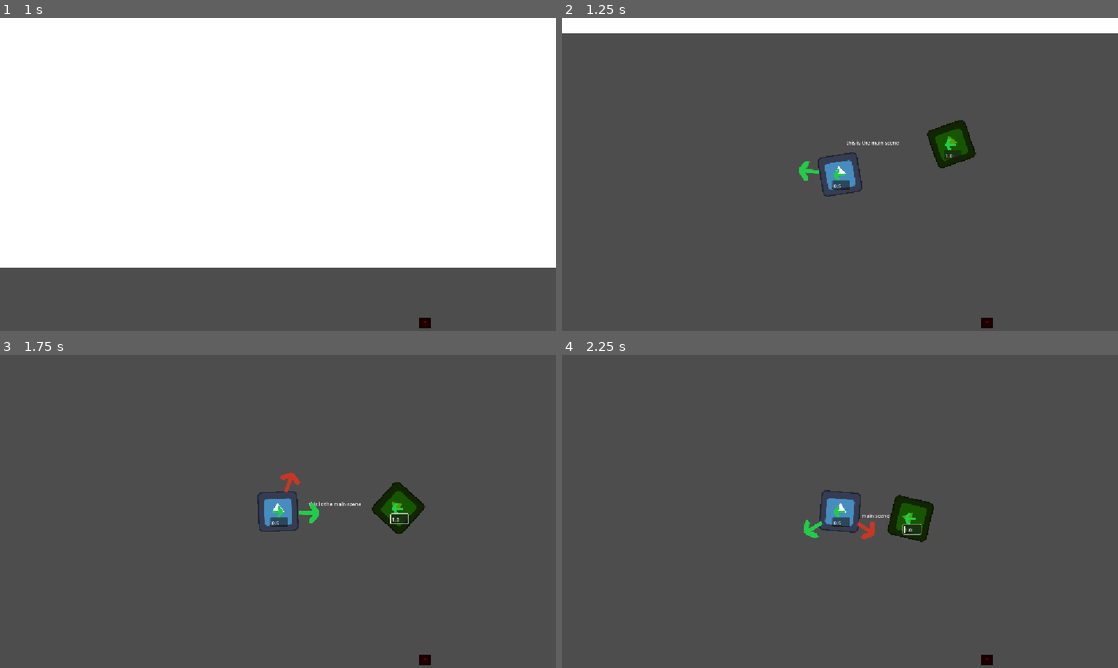
Above: before the commit, frames 1-4 (two rows, left to right).
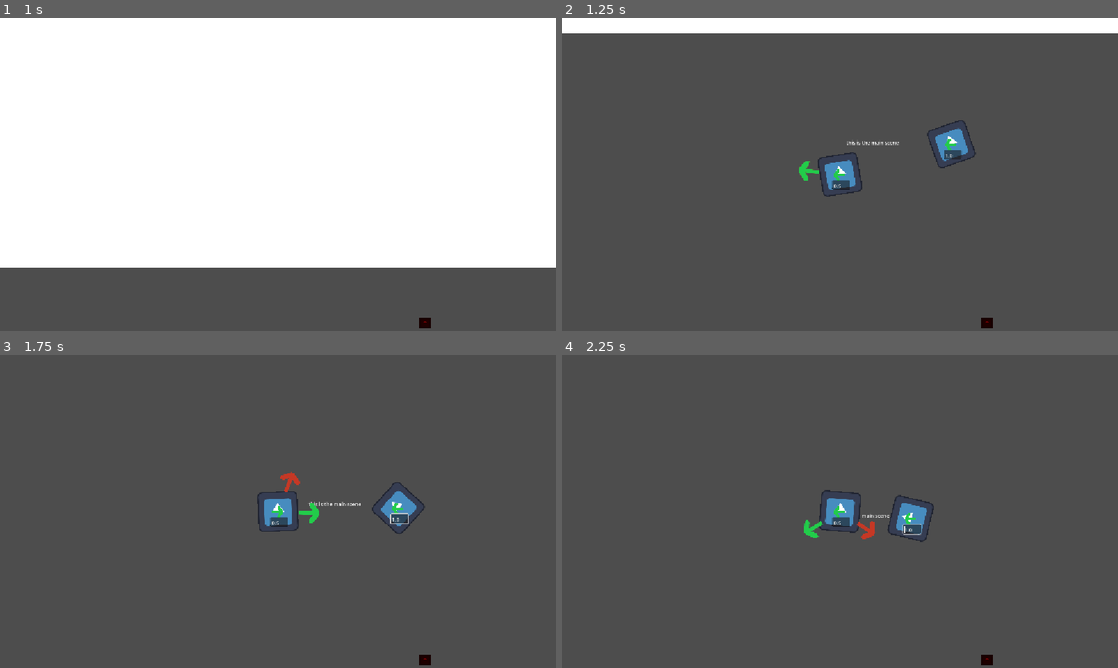
Above: after the commit, the same moments.

Repository: audsgegelods/ballarena
Game: Godot game, scene res://scenes/menus/main_menu.tscn
Two runs of this game, one before a commit and one after it. Both use one fixed random seed, a clock stepped at 60 frames per second and the inputs below. The engine's default icon, where the game draws it, is replaced by a stand-in: a white triangle on a blue panel in a dark square.
Inputs (mouse positions are in pixels of both pictures, inside the frame that each line leads up to):
- Up to frame 1 (1 s): click "Play" at 0.5 s
- Up to frame 2 (1.25 s): no input
- Up to frame 3 (1.75 s): move the mouse to (400, 495) at 1.27 s; click (400, 495) at 1.35 s
- Up to frame 4 (2.25 s): move the mouse to (728, 527) at 2.02 s; click (728, 527) at 2.1 s

Frame 1 is identical in both runs. In frame 2, 0.9% of the frame differs, in the area x 65-75%, y 32-48%; in frame 3, 0.9%; in frame 4, 0.9%.

Commit message:
animated sprites

Diff:
--- a/scenes/enemy.tscn
+++ b/scenes/enemy.tscn
@@ -1,8 +1,19 @@
-[gd_scene format=3 uid="uid://c0jwqmyyio8ox"]
+[gd_scene format=3 uid="uid://lqrjfiuskskv"]
 
 [ext_resource type="Script" uid="uid://1bcgh1q2h4wc" path="res://scripts/enemy.gd" id="1_md0e3"]
 [ext_resource type="Texture2D" uid="uid://bthmt58s3m2jq" path="res://icon.svg" id="2_c4w8v"]
 [ext_resource type="Texture2D" uid="uid://bwad32s32mss" path="res://sprites/debug/CursorDir.png" id="4_nenq2"]
+
+[sub_resource type="SpriteFrames" id="SpriteFrames_5uy6h"]
+animations = [{
+"frames": [{
+"duration": 1.0,
+"texture": ExtResource("2_c4w8v")
+}],
+"loop": 1,
+"name": &"default",
+"speed": 5.0
+}]
 
 [sub_resource type="CapsuleShape2D" id="CapsuleShape2D_ag0bx"]
 radius = 62.0
@@ -13,9 +24,8 @@
 motion_mode = 1
 script = ExtResource("1_md0e3")
 
-[node name="Sprite" type="Sprite2D" parent="." unique_id=1922138586]
-modulate = Color(0.32497647, 0.6160031, 0, 1)
-texture = ExtResource("2_c4w8v")
+[node name="Sprite" type="AnimatedSprite2D" parent="." unique_id=1438570242]
+sprite_frames = SubResource("SpriteFrames_5uy6h")
 
 [node name="Hurtbox" type="Area2D" parent="." unique_id=2029330132 groups=["enemy"]]
 
--- a/scenes/player.tscn
+++ b/scenes/player.tscn
@@ -4,6 +4,17 @@
 [ext_resource type="Texture2D" uid="uid://bthmt58s3m2jq" path="res://icon.svg" id="2_g2els"]
 [ext_resource type="Texture2D" uid="uid://vsf3r4krf3dn" path="res://sprites/debug/MoveDir.png" id="3_dqkch"]
 [ext_resource type="Texture2D" uid="uid://bwad32s32mss" path="res://sprites/debug/CursorDir.png" id="4_qlg0r"]
+
+[sub_resource type="SpriteFrames" id="SpriteFrames_j3t2j"]
+animations = [{
+"frames": [{
+"duration": 1.0,
+"texture": ExtResource("2_g2els")
+}],
+"loop": 1,
+"name": &"default",
+"speed": 5.0
+}]
 
 [sub_resource type="CapsuleShape2D" id="CapsuleShape2D_ag0bx"]
 radius = 62.0
@@ -15,8 +26,8 @@
 script = ExtResource("1_g2els")
 show_debug = true
 
-[node name="Sprite" type="Sprite2D" parent="." unique_id=1922138586]
-texture = ExtResource("2_g2els")
+[node name="Sprite" type="AnimatedSprite2D" parent="." unique_id=1890653996]
+sprite_frames = SubResource("SpriteFrames_j3t2j")
 
 [node name="Hitbox" type="CollisionShape2D" parent="." unique_id=1775673128]
 shape = SubResource("CapsuleShape2D_ag0bx")
--- a/scripts/enemy.gd
+++ b/scripts/enemy.gd
@@ -2,6 +2,7 @@
 
 @export var show_debug: bool = true
 var player = null
+var state: String = "turnLeft"
 
 #Movement
 @export var move_speed:= 100
@@ -25,6 +26,9 @@
 func _ready() -> void:
 	$Debug.visible = show_debug
 	player = get_tree().get_nodes_in_group("player")[0]
+	var rotate_speed = randf_range(2.0, 5.0)
+	var rotate_dir = randf_range(-1.0, 1.0)
+
 
 func _physics_process(delta) -> void:
 	sprite.rotate(rotate_speed * rotate_dir * delta)
@@ -39,7 +43,10 @@
 
 func _process(delta) -> void:
 	update_debug_arrows()
-
+	if rotate_dir == -1:
+		state = "turnLeft"
+	elif rotate_dir == 1:
+		state = "turnRight"
 	if rotate_speed <= 0:
 		die()
 
@@ -65,22 +72,20 @@
 		body.set_knockback(knockback_dir)
 		set_knockback(-knockback_dir)
 
+		var total = player_rotate_speed + rotate_speed
+		var playerRatio = player_rotate_speed / total
+		var enemyRatio = rotate_speed / total
+
 		if body.get_rotate_dir() == rotate_dir: # if same direction
-			if player_rotate_speed > rotate_speed: # if player faster than enemy
-				add_rotate_speed(-player_rotate_speed / 2) # slow down enemy
+			add_rotate_speed(-playerRatio * 2) # slow down enemy
+			body.add_rotate_speed(-enemyRatio * 2) # slow down player
 
-			elif player_rotate_speed < rotate_speed: # if player slower than enemy
-				body.add_rotate_speed(-rotate_speed / 2) # slow down player
-
-			else: # if speeds are equal, slow down both
-				body.add_rotate_speed(-rotate_speed / 2)
-				add_rotate_speed(-rotate_speed / 2)
-
-		else:
-			body.add_rotate_speed(rotate_speed / 4) # add speed if player is going opposite
-			add_rotate_speed(-player_rotate_speed / 4) # add speed if player is going opposite
+		else: # if opposite direction
+			body.add_rotate_speed(enemyRatio) # speed up player
+			add_rotate_speed(-playerRatio) # slow down enemy
 
 func die():
+	state = "stop"
 	queue_free()
 
 func set_knockback(dir) -> void:
--- a/scripts/player.gd
+++ b/scripts/player.gd
@@ -1,7 +1,8 @@
 extends CharacterBody2D
 
 @export var show_debug: bool = false
-var alive: bool = true
+var state: String = "turnLeft"
+var totalScore: int = 0
 
 #Movement
 @export var move_speed:= 256
@@ -26,7 +27,7 @@
 	$Debug.visible = show_debug
 
 func _physics_process(delta) -> void:
-	if alive:
+	if state != "stop":
 		# Movement Logic
 		move_dir = rotate_towards_cursor().normalized()
 
@@ -55,8 +56,12 @@
 			rotate_speed -= rotate_decay * delta
 
 func _process(delta) -> void:
-	if alive:
+	if state != "stop":
 		update_debug_arrows()
+		if rotate_dir == -1:
+			state = "turnLeft"
+		elif rotate_dir == 1:
+			state = "turnRight"
 		if rotate_speed <= 0:
 			die()
 
@@ -92,8 +97,14 @@
 
 func die():
 	hide()
-	alive = false
+	state = "stop"
 	$RespawnTimer.start()
 
 func _on_respawn_timer_timeout() -> void:
 	get_tree().reload_current_scene()
+
+func getScore() -> int:
+	return totalScore
+
+func addScore(score) -> void:
+	totalScore += score
